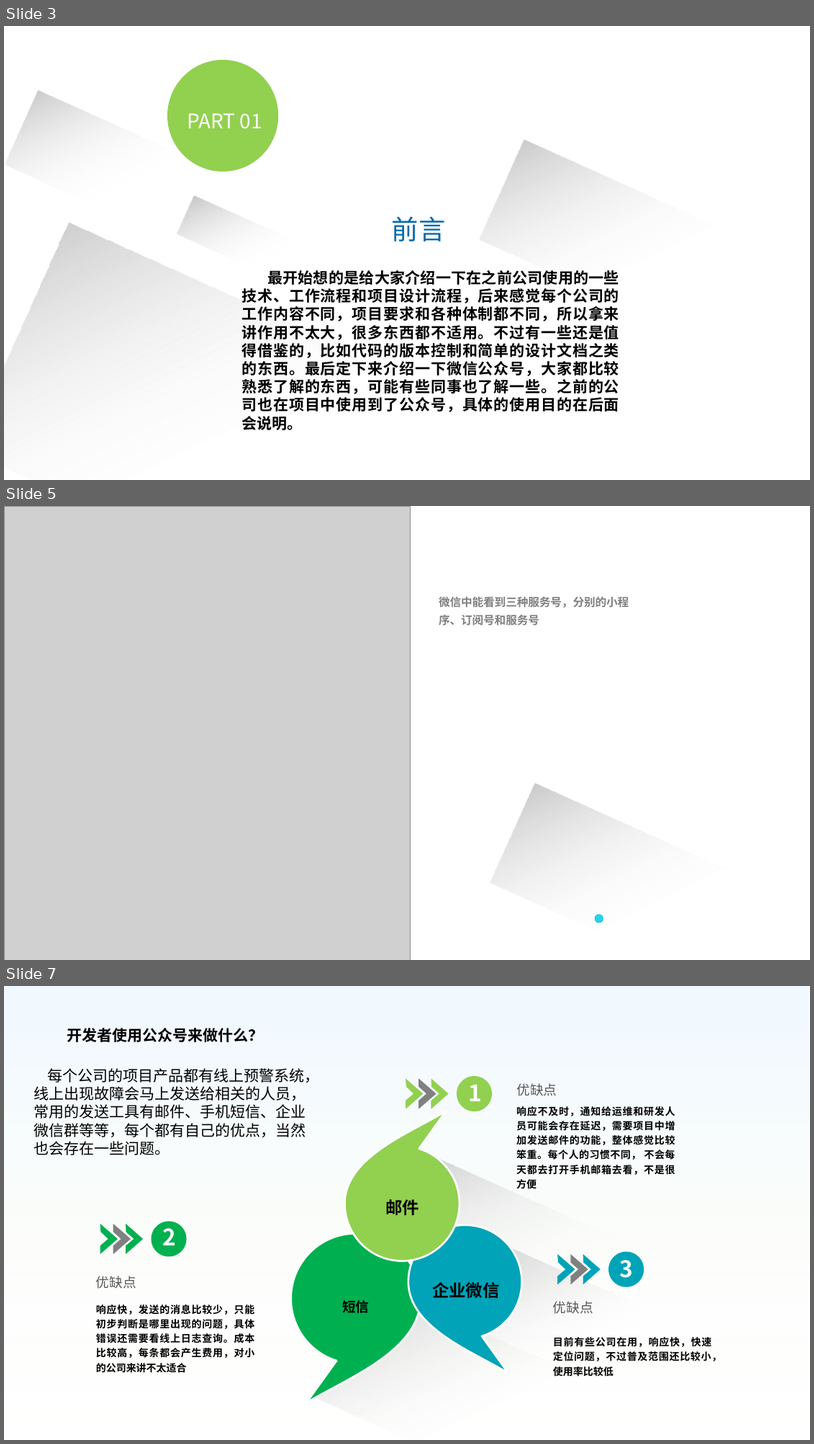
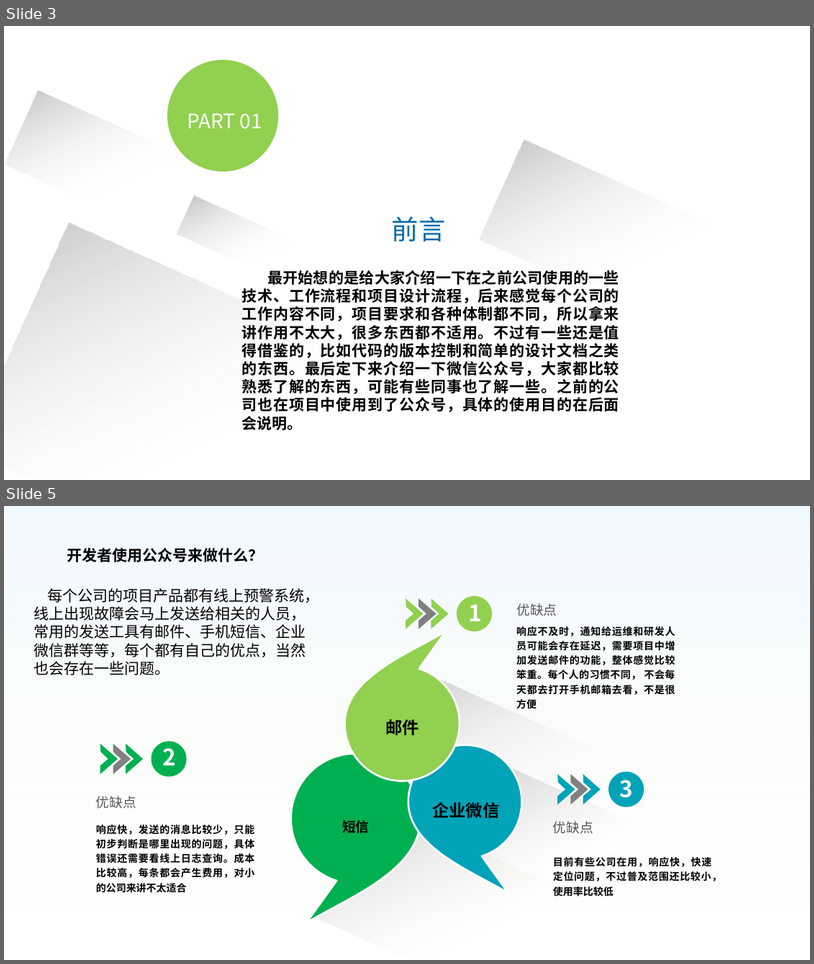
Before and after one commit to liyang1900/test, a slide deck: 微信公众号.pptx. Shown one above the other, each under a label of ours: slides 3, 5 and 7 before the commit, slides 3 and 5 after it; the slides between them are not shown. The pictures are 814x1444 and 814x964 pixels, drawn with LibreOffice and Linux fonts; fonts in the diff are those of the drawing; grey boxes stand for pictures. Boxes give left, top, right and bottom in pixels: in the first picture for what was removed or moved away, otherwise in the second. Text is boxed around its words. In the diff, an @@ line names an element or a change of style, - is before the commit and + after.

```diff
--- a/微信公众号.pptx
+++ b/微信公众号.pptx
@@ slide 5 removed at box(4, 506, 810, 960), background #FFFFFF @@
@@ picture removed at box(4, 506, 411, 960) @@
@@ text removed at box(439, 597, 629, 626) @@
-微信中能看到三种服务号，分别的小程序、订阅号和服务号
@@ rectangle removed at box(491, 783, 810, 960) @@
@@ rounded rectangle removed at box(595, 914, 604, 922) @@
@@ what was slide 7 is now slide 5 @@
```
Also in this commit, not shown: 4 slides changed, 1 slide added, 2 other slides removed.
